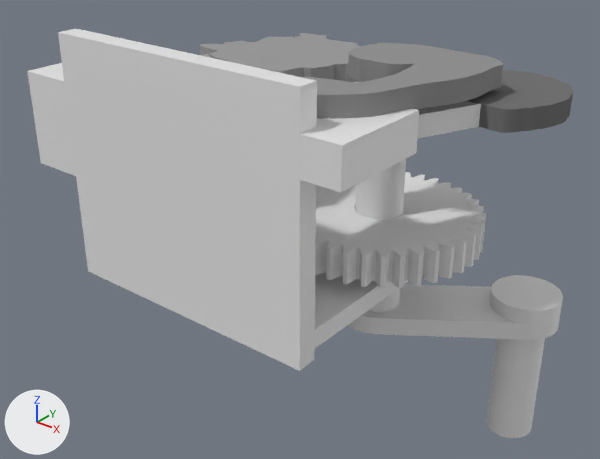
An edit to the Blender file step3 - blender/assem.blend, drawn before and after from the same camera.
Before and after are seen from a 50 mm lens placed at (287.0, -193.0, 235.0), pointed at (94.0, 49.0, 85.0). Lighting does not change. The marker at lower left points along +X, +Y and +Z.

The first picture shows 'FilesFromSldr - Gear System-1 Gear Design Tutorial-2', 'FilesFromSldr - crankShaft-1', 'FilesFromSldr - gear insert-1', 'FilesFromSldr - panelStand-1', 'FilesFromSldr - turningHandle-1', 'FilesFromSldr - turningHandleConnector-1', 'arm', 'bool cabbage stand', 'cabbage', 'cabbage stand holder', 'queen head', 'queen stand'.
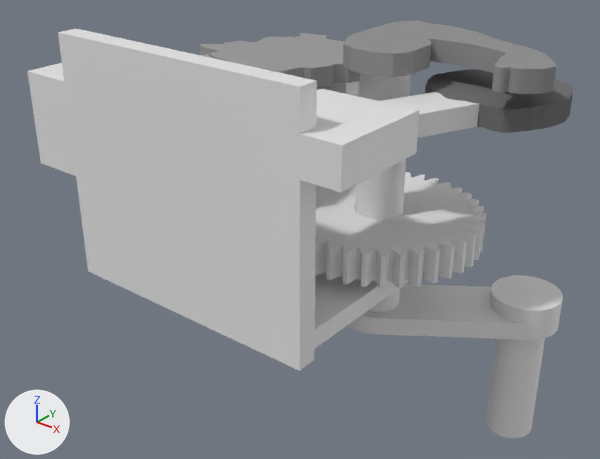
Patch to the scene script:
```diff
--- a/step3 - blender/assem.blend.py
+++ b/step3 - blender/assem.blend.py
@@ me_filesfromsldr___crankshaft_1 @@
 me_filesfromsldr___crankshaft_1.from_pydata(...)  # 102 vertices, 200 faces; spans x -9.2..9.9, y -9.4..9.8, z -24.0..79.0
 # used by ob_filesfromsldr___crankshaft_1; location = (127.8, 56.1, 77.2)
+# me_filesfromsldr___crankshaft_1 part 1: all 40 vertices in x -9.2..9.9, y -9.4..9.8, z 79.0 are moved by (0.0, 0.0, 6.7)
@@ me_cucurve_003 @@
+me_cucurve_003.from_pydata(...)  # 2168 vertices, 1622 faces; spans x -0.04..0.03, y -0.05..0.05, z -4.0..4.0
+me_cucurve_003.materials.append(mat_svgmat_011)  # grey #929292
@@ me_filesfromsldr___crankshaft_1_001 @@
+me_filesfromsldr___crankshaft_1_001.from_pydata(...)  # 102 vertices, 200 faces; spans x -9.2..9.9, y -9.4..9.8, z -24.0..85.7
@@ ob_arm @@
-ob_arm = bpy.data.objects.new('arm', cu_curve_003)
-ob_arm.location = (136.7, 36.4, 158.4)
-ob_arm.rotation_euler = (0.0, 0.0, 3.142)  # degrees (0, 0, 180)
+ob_arm = bpy.data.objects.new('arm', me_cucurve_003)
+ob_arm.location = (151.0, 60.1, 163.0)
+ob_arm.rotation_euler = (0.0, 0.0, 4.712)  # degrees (0, 0, 270)
 ob_arm.scale = (805.0, 805.0, 1.0)
+_m = ob_arm.modifiers.new('Boolean', 'BOOLEAN')
+_m.object = ob_filesfromsldr___crankshaft_1
+_m.solver = 'FLOAT'
@@ ob_filesfromsldr___crankshaft_1 @@
 ob_filesfromsldr___crankshaft_1.location = (127.8, 56.1, 77.2)
+ob_filesfromsldr___crankshaft_1.scale = (1.07, 1.04, 1.0)
+ob_filesfromsldr___crankshaft_1.hide_viewport = True
@@ ob_bool_cabbage_stand @@
 ob_bool_cabbage_stand.scale = (39.5, 9.5, 4.0)
+ob_bool_cabbage_stand.hide_viewport = True
@@ ob_filesfromsldr___crankshaft_1_001 @@
+ob_filesfromsldr___crankshaft_1_001 = bpy.data.objects.new('FilesFromSldr - crankShaft-1.001', me_filesfromsldr___crankshaft_1_001)
+ob_filesfromsldr___crankshaft_1_001.location = (127.8, 56.1, 77.2)
```

Changed parts and their boxes (x1, y1, x2, y2) in the pictures (600 x 459 px):
'arm', reshaped, rescaled, moved, turned, modifiers changed: before (302, 43, 504, 119); after (343, 21, 557, 94)
'FilesFromSldr - crankShaft-1.001', added: after (355, 73, 411, 313)
'FilesFromSldr - crankShaft-1', hidden: before (355, 81, 406, 313)
'bool cabbage stand', hidden: before (416, 101, 481, 139)
'cabbage stand', unchanged, uncovered by the edit: before (419, 101, 477, 114); after (380, 92, 479, 138)
